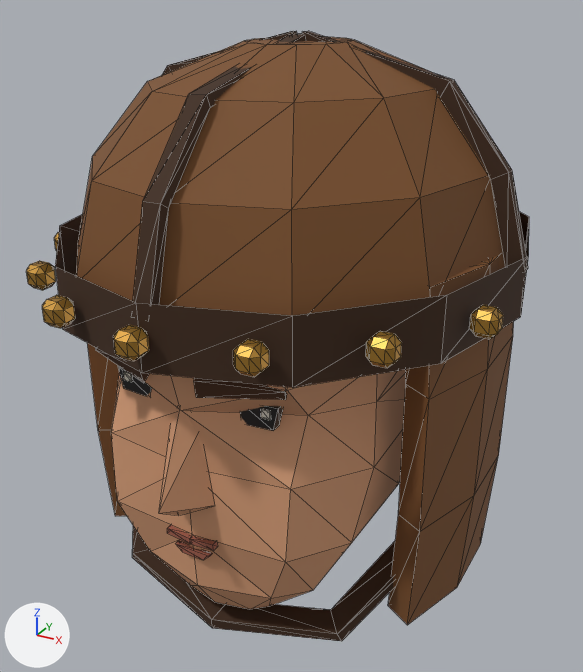
One commit to the glTF model assets/models/gear/h_cap.glb: the scene before it, then after it.
Before and after are seen from a 50 mm camera at (0.193, -0.348, 1.849) aimed at (0.001, 0.0, 1.674). Every picture has the same lights, and +X, +Y and +Z are marked at lower left. The first picture is the older version. Mesh edges are drawn as thin lines. Where no turn or scale is listed for an object, it has been applied to the vertices. Vertices at exactly the same position are counted once.

The first picture shows 'BrowL', 'BrowR', 'Cap', 'EyeL', 'EyeR', 'HeadMesh', 'LipShade', 'MouthL', 'MouthR', 'Nose' and 2 more.
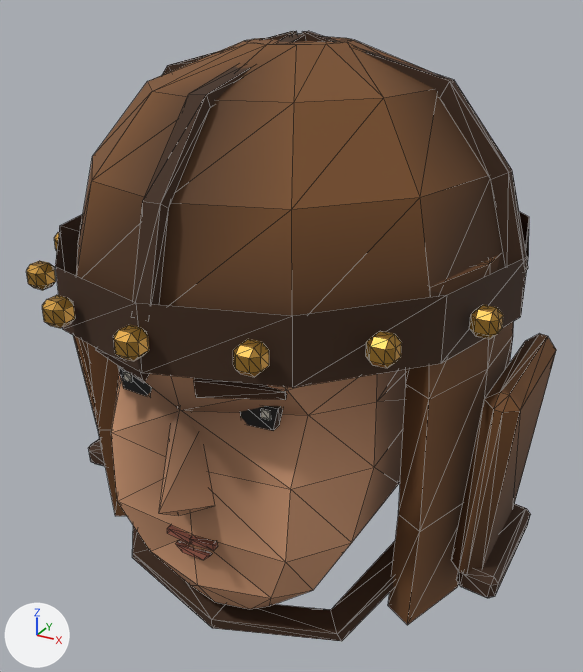
Changed parts and their boxes [x1, y1, x2, y2] in the pictures (583 x 672 px):
'Cap', recoloured, reshaped: before [27, 31, 529, 641]; after [27, 31, 556, 641]
'HeadMesh', recoloured: [111, 369, 406, 608] in both
'Nose', recoloured: [159, 407, 215, 516] in both
'MouthL', recoloured: [190, 536, 218, 550] in both
'MouthR', recoloured: [167, 525, 192, 544] in both
part 3 of me_cap, added (brown): after [451, 334, 556, 573]
part 4 of me_cap, added (brown): after [73, 335, 98, 428]
part 5 of me_cap, added (brown): after [456, 504, 531, 598]
part 6 of me_cap, added: after [88, 439, 105, 466]

Edits to the bpy script that builds the scene:
```text
Change mat_t1_cap:
    where n0 = _N.new('ShaderNodeBsdfPrincipled'); n0.name = 'Principled BSDF'
    remove n0.inputs[0].default_value = (0.195, 0.0762, 0.0194, 1.0)  # 'Base Color', brown #7a4e26
    add n2 = _N.new('ShaderNodeMix'); n2.name = 'Mix'
    add n2.data_type = 'RGBA'
    add n2.blend_type = 'MULTIPLY'
    add n2.inputs[0].default_value = 1.0  # 'Factor'
    add n2.inputs[7].default_value = (0.195, 0.0762, 0.0194, 1.0)  # 'B', brown #7a4e26
    add n3 = _N.new('ShaderNodeVertexColor'); n3.name = 'Color Attribute'
    add _L.new(n2.outputs[2], n0.inputs[0])  # 'Result' to 'Base Color'
    add _L.new(n3.outputs[0], n2.inputs[6])  # 'Color' to 'A'
Change mat_t2_cap:
    where n0 = _N.new('ShaderNodeBsdfPrincipled'); n0.name = 'Principled BSDF'
    remove n0.inputs[0].default_value = (0.0482, 0.0194, 0.00651, 1.0)  # 'Base Color', brown #3e2613
    add n2 = _N.new('ShaderNodeMix'); n2.name = 'Mix'
    add n2.data_type = 'RGBA'
    add n2.blend_type = 'MULTIPLY'
    add n2.inputs[0].default_value = 1.0  # 'Factor'
    add n2.inputs[7].default_value = (0.0482, 0.0194, 0.00651, 1.0)  # 'B', brown #3e2613
    add n3 = _N.new('ShaderNodeVertexColor'); n3.name = 'Color Attribute'
    add _L.new(n2.outputs[2], n0.inputs[0])  # 'Result' to 'Base Color'
    add _L.new(n3.outputs[0], n2.inputs[6])  # 'Color' to 'A'
Change mat_g_brass:
    where n0 = _N.new('ShaderNodeBsdfPrincipled'); n0.name = 'Principled BSDF'
    remove n0.inputs[0].default_value = (0.479, 0.254, 0.0423, 1.0)  # 'Base Color', orange #b88a3a
    add n2 = _N.new('ShaderNodeMix'); n2.name = 'Mix'
    add n2.data_type = 'RGBA'
    add n2.blend_type = 'MULTIPLY'
    add n2.inputs[0].default_value = 1.0  # 'Factor'
    add n2.inputs[7].default_value = (0.479, 0.254, 0.0423, 1.0)  # 'B', orange #b88a3a
    add n3 = _N.new('ShaderNodeVertexColor'); n3.name = 'Color Attribute'
    add _L.new(n2.outputs[2], n0.inputs[0])  # 'Result' to 'Base Color'
    add _L.new(n3.outputs[0], n2.inputs[6])  # 'Color' to 'A'
Change mat_g_skin:
    where n0 = _N.new('ShaderNodeBsdfPrincipled'); n0.name = 'Principled BSDF'
    remove n0.inputs[0].default_value = (0.644, 0.323, 0.175, 1.0)  # 'Base Color', beige #d29a74
    add n2 = _N.new('ShaderNodeMix'); n2.name = 'Mix'
    add n2.data_type = 'RGBA'
    add n2.blend_type = 'MULTIPLY'
    add n2.inputs[0].default_value = 1.0  # 'Factor'
    add n2.inputs[7].default_value = (0.644, 0.323, 0.175, 1.0)  # 'B', beige #d29a74
    add n3 = _N.new('ShaderNodeVertexColor'); n3.name = 'Color Attribute'
    add _L.new(n2.outputs[2], n0.inputs[0])  # 'Result' to 'Base Color'
    add _L.new(n3.outputs[0], n2.inputs[6])  # 'Color' to 'A'
Change mat_g_lip:
    where n0 = _N.new('ShaderNodeBsdfPrincipled'); n0.name = 'Principled BSDF'
    remove n0.inputs[0].default_value = (0.332, 0.102, 0.0648, 1.0)  # 'Base Color', brown #9c5a48
    add n2 = _N.new('ShaderNodeMix'); n2.name = 'Mix'
    add n2.data_type = 'RGBA'
    add n2.blend_type = 'MULTIPLY'
    add n2.inputs[0].default_value = 1.0  # 'Factor'
    add n2.inputs[7].default_value = (0.332, 0.102, 0.0648, 1.0)  # 'B', brown #9c5a48
    add n3 = _N.new('ShaderNodeVertexColor'); n3.name = 'Color Attribute'
    add _L.new(n2.outputs[2], n0.inputs[0])  # 'Result' to 'Base Color'
    add _L.new(n3.outputs[0], n2.inputs[6])  # 'Color' to 'A'
Change me_browl_002:
    where me_browl_002.from_pydata(...)  # 8 vertices, 12 faces; spans x 0.0122..0.0506, y -0.1074..-0.0915, z 0.2004..0.2157
    me_browl_002 part 1: vertex colours changed
Change me_browr_002:
    where me_browr_002.from_pydata(...)  # 8 vertices, 12 faces; spans x -0.0506..-0.0122, y -0.1074..-0.0915, z 0.2004..0.2157
    me_browr_002 part 2: vertex colours changed
Change me_cap:
    remove me_cap.from_pydata(...)  # 428 vertices, 776 faces; spans x -0.121..0.121, y -0.133..0.142, z 0.051..0.338
    add me_cap.from_pydata(...)  # 524 vertices, 952 faces; spans x -0.131..0.131, y -0.133..0.142, z 0.051..0.338
    me_cap part 3: a new loose piece of 24 vertices spanning x 0.105..0.131, y -0.036..0.048, z 0.086..0.196, in mat_t1_cap
    me_cap part 4: a new loose piece of 24 vertices spanning x -0.131..-0.105, y -0.036..0.048, z 0.086..0.196, in mat_t1_cap
    me_cap part 5: a new loose piece of 24 vertices spanning x 0.11..0.13, y -0.029..0.041, z 0.08..0.095, in mat_t2_cap
    me_cap part 6: a new loose piece of 24 vertices spanning x -0.13..-0.11, y -0.029..0.041, z 0.08..0.095, in mat_t2_cap
Change me_eyel_002:
    where me_eyel_002.from_pydata(...)  # 8 vertices, 12 faces; spans x 0.0236..0.0432, y -0.0882..-0.0828, z 0.1823..0.1946
    me_eyel_002 part 7: vertex colours changed
Change me_eyer_002:
    where me_eyer_002.from_pydata(...)  # 8 vertices, 12 faces; spans x -0.0432..-0.0236, y -0.0882..-0.0828, z 0.1823..0.1946
    me_eyer_002 part 8: vertex colours changed
Change me_headmesh_002:
    where me_headmesh_002.from_pydata(...)  # 82 vertices, 160 faces; spans x -0.075..0.075, y -0.104..0.103, z 0.066..0.311
    me_headmesh_002 part 9: vertex colours changed
Change me_lipshade_002:
    where me_lipshade_002.from_pydata(...)  # 8 vertices, 12 faces; spans x -0.01..0.01, y -0.0963..-0.0936, z 0.1066..0.1103
    me_lipshade_002 part 10: vertex colours changed
Change me_mouthl_002:
    where me_mouthl_002.from_pydata(...)  # 8 vertices, 12 faces; spans x -0.00013..0.01344, y -0.09768..-0.09396, z 0.1147..0.11921
    me_mouthl_002 part 11: vertex colours changed
Change me_mouthr_002:
    where me_mouthr_002.from_pydata(...)  # 8 vertices, 12 faces; spans x -0.01344..0.00013, y -0.09768..-0.09396, z 0.1147..0.11921
    me_mouthr_002 part 12: vertex colours changed
Change me_nose_002:
    where me_nose_002.from_pydata(...)  # 14 vertices, 24 faces; spans x -0.0138..0.0138, y -0.1188..-0.0937, z 0.1356..0.1937
    me_nose_002 part 13: vertex colours changed
```
